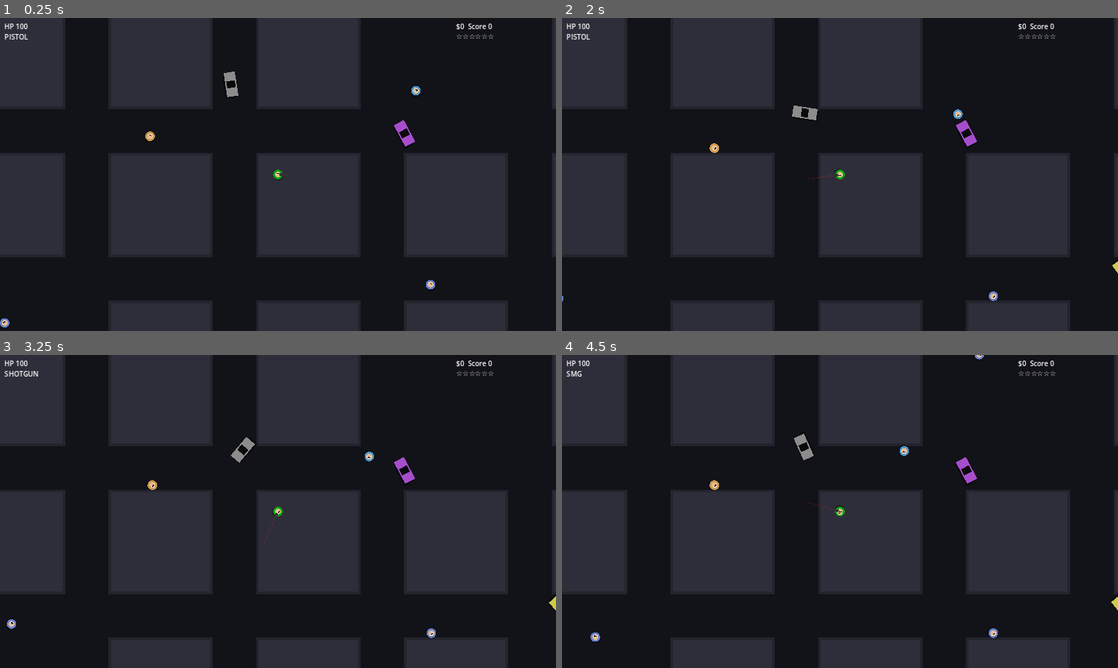
Above: before the commit, frames 1-4 (two rows, left to right).
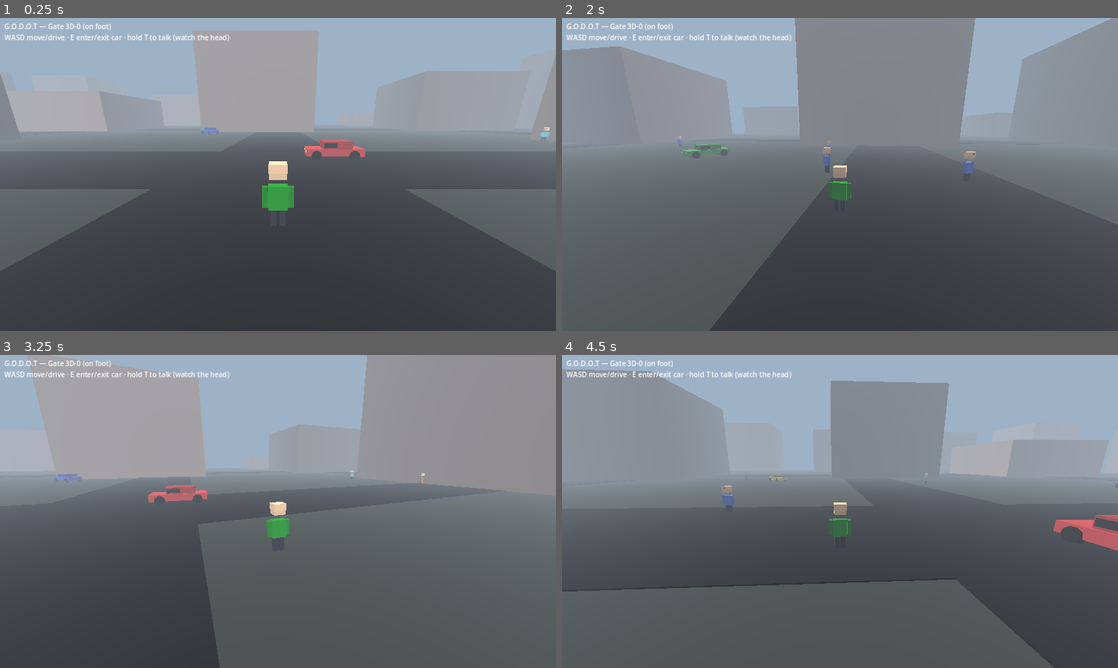
Above: after the commit, the same moments.

Repository: veruca-vee/Grand-Ol-Dilly-Dallies-of-Transportation.
Game: Godot game, scene res://gate3d/Gate3D.tscn
Two runs of this game, one before a commit and one after it. Both use one fixed random seed, a clock stepped at 60 frames per second and the inputs below. Before the commit the project starts from res://Main.tscn.
Inputs (mouse positions are in pixels of both pictures, inside the frame that each line leads up to):
- Up to frame 1 (0.25 s): no input
- Up to frame 2 (2 s): tap Enter at 0.5 s; move the mouse to (962, 158) at 0.52 s; hold D 0.53-1.28 s; tap E at 0.6 s; click (962, 158) at 0.67 s; move the mouse to (728, 190) at 1.27 s; hold S from 1.28 s (still down); tap T at 1.35 s; click (728, 190) at 1.42 s
- Up to frame 3 (3.25 s): move the mouse to (333, 442) at 2.02 s; release S at 2.03 s; hold D 2.03-2.78 s; tap Q at 2.1 s; click (333, 442) at 2.17 s; move the mouse to (250, 574) at 2.77 s; hold W from 2.78 s (still down); tap E at 2.85 s; click (250, 574) at 2.92 s
- Up to frame 4 (4.5 s): move the mouse to (1006, 558) at 3.52 s; release W at 3.53 s; hold T 3.53-4.28 s; hold A from 3.53 s (still down); click (1006, 558) at 3.67 s; move the mouse to (673, 464) at 4.27 s; tap Q at 4.35 s; click (673, 464) at 4.42 s

The runs differ from the first frame. In frame 1, 87% of the frame differs, in the area x 0-100%, y 0-100%; in frame 2, 93%; in frame 3, 97%; in frame 4, 96%.

Commit message:
Linux build config: Gate 3D as main scene, Linux export preset, ignore builds/

Diff:
--- a/engine/project.godot
+++ b/engine/project.godot
@@ -1,14 +1,18 @@
-; Felony City — Gate 0 Greybox
-; Engine: Godot 4.3. Input is read by physical key/mouse in scripts for
-; Gate 0; a full InputMap (touch / keyboard / mouse-only modes, as in
-; the HTML v2) is a Gate 1 task, noted in README.md.
+; G.O.D.O.T — Grand Ol' Dilly-Dallies Of Transportation
+; Engine: Godot 4.3. Main scene is Gate 3D-0 (the PS2-era 3D build,
+; the project's target since the 2026-10-29 pivot). The 2D Gate 0
+; systems prototype is still runnable by explicit path:
+;   godot --path . res://Main.tscn
+; Input is read by physical key/mouse in scripts; a full InputMap
+; (touch / keyboard / mouse-only modes, as in the HTML v2) is a
+; later gate, noted in README.md.
 
 config_version=5
 
 [application]
 
-config/name="Felony City - Gate 0 Greybox"
-run/main_scene="res://Main.tscn"
+config/name="G.O.D.O.T - Grand Ol Dilly-Dallies Of Transportation"
+run/main_scene="res://gate3d/Gate3D.tscn"
 config/features=PackedStringArray("4.3", "GL Compatibility")
 
 [display]
Not shown, added: engine/export_presets.cfg
